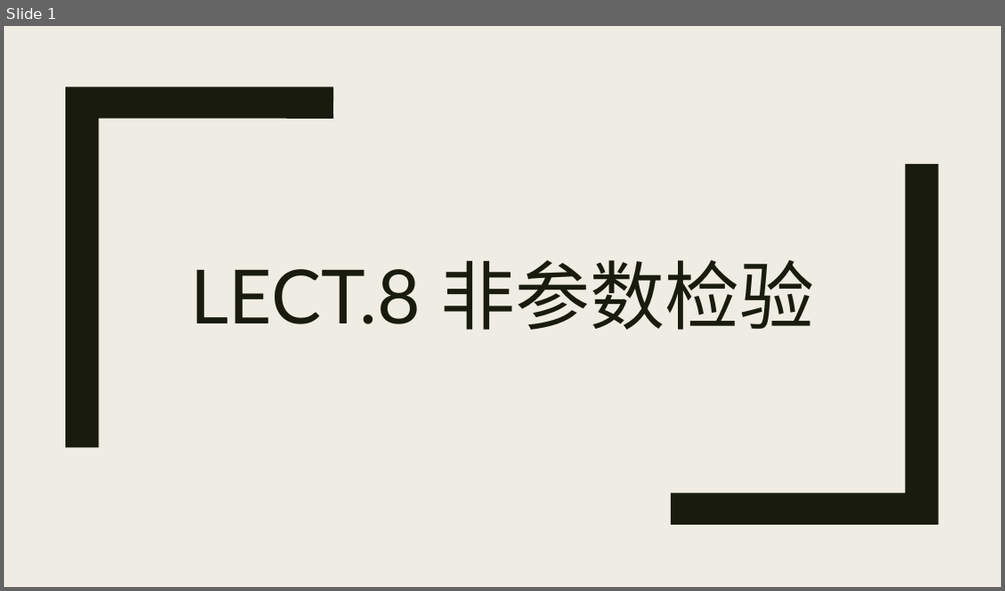
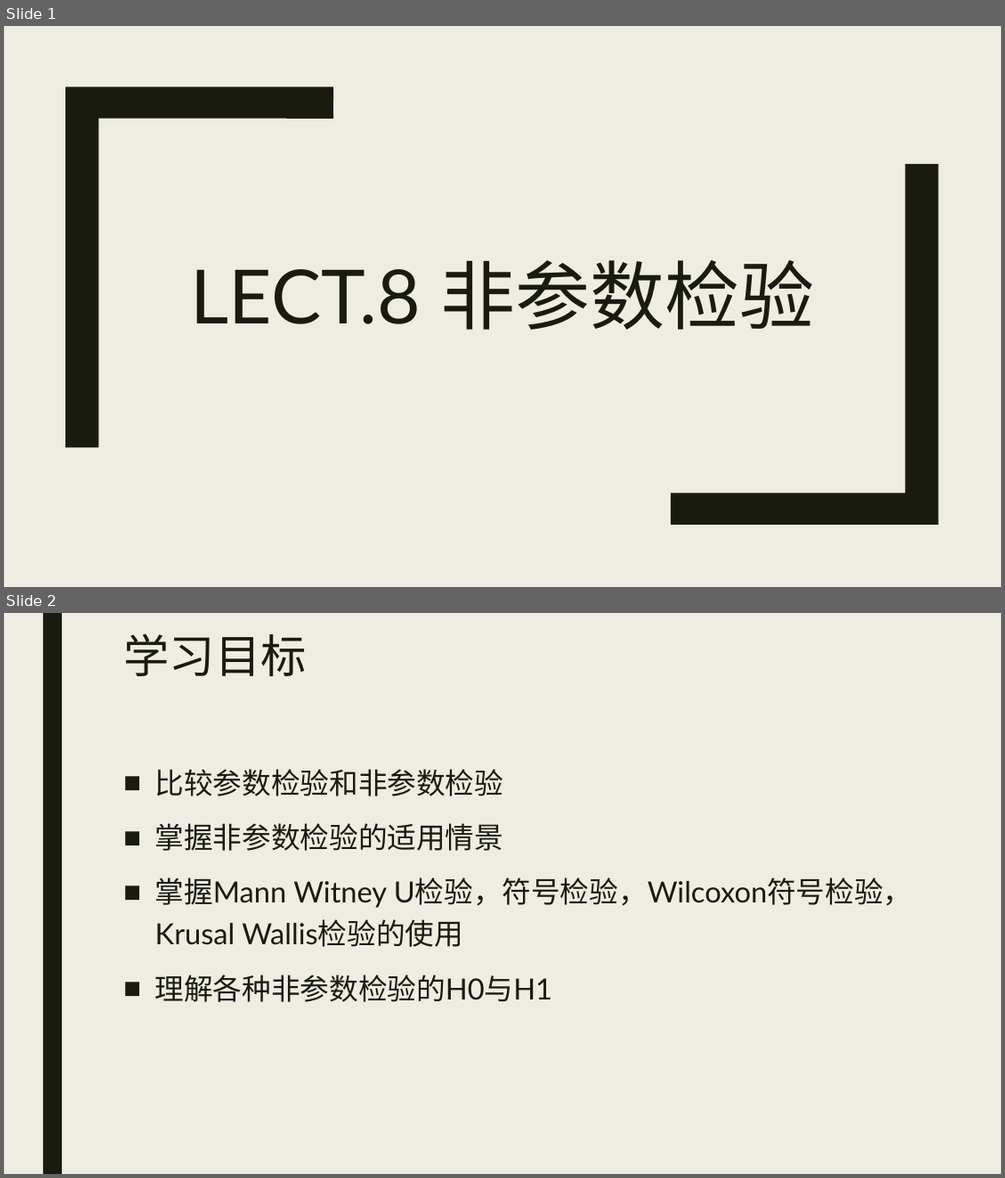
Before and after one commit to beneon/medstat, a slide deck: lect-8/非参数检验.pptx. Shown one above the other, each under a label of ours: slide 1 before the commit, slides 1 and 2 after it. The pictures are 1005x591 and 1005x1178 pixels, drawn with LibreOffice and Linux fonts; fonts in the diff are those of the drawing. Boxes give left, top, right and bottom in pixels: in the first picture for what was removed or moved away, otherwise in the second. Text is boxed around its words. In the diff, an @@ line names an element or a change of style, - is before the commit and + after.

```diff
--- a/lect-8/非参数检验.pptx
+++ b/lect-8/非参数检验.pptx
@@ slide 2 added at bbox=[4, 613, 1001, 1174], background #EFEDE3 @@
@@ rectangle added at bbox=[43, 613, 62, 1174], fill #191B0E @@
@@ title added at bbox=[123, 633, 306, 676], 44 pt, text #191B0E @@
+学习目标
@@ text added at bbox=[155, 769, 912, 1002], 28 pt, text #191B0E @@
+■ 比较参数检验和非参数检验
+■ 掌握非参数检验的适用情景
+■ 掌握Mann Witney U检验，符号检验，Wilcoxon符号检验，Krusal Wallis检验的使用
+■ 理解各种非参数检验的H0与H1
```
Also in this commit, not shown: 4 other slides added.
